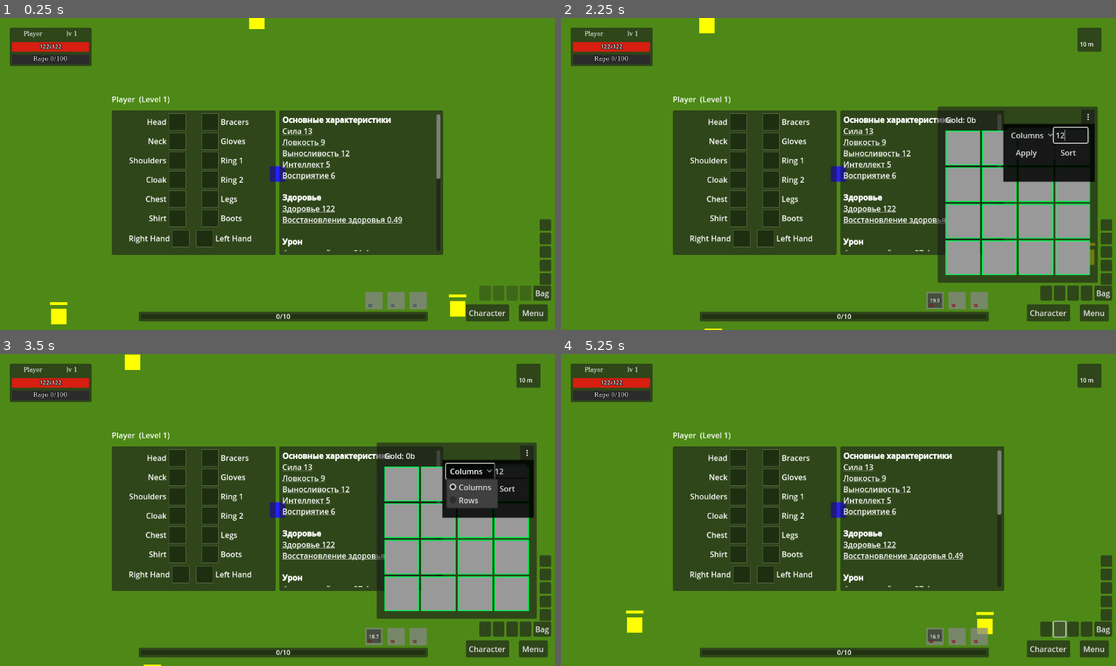
Above: before the commit, frames 1-4 (two rows, left to right).
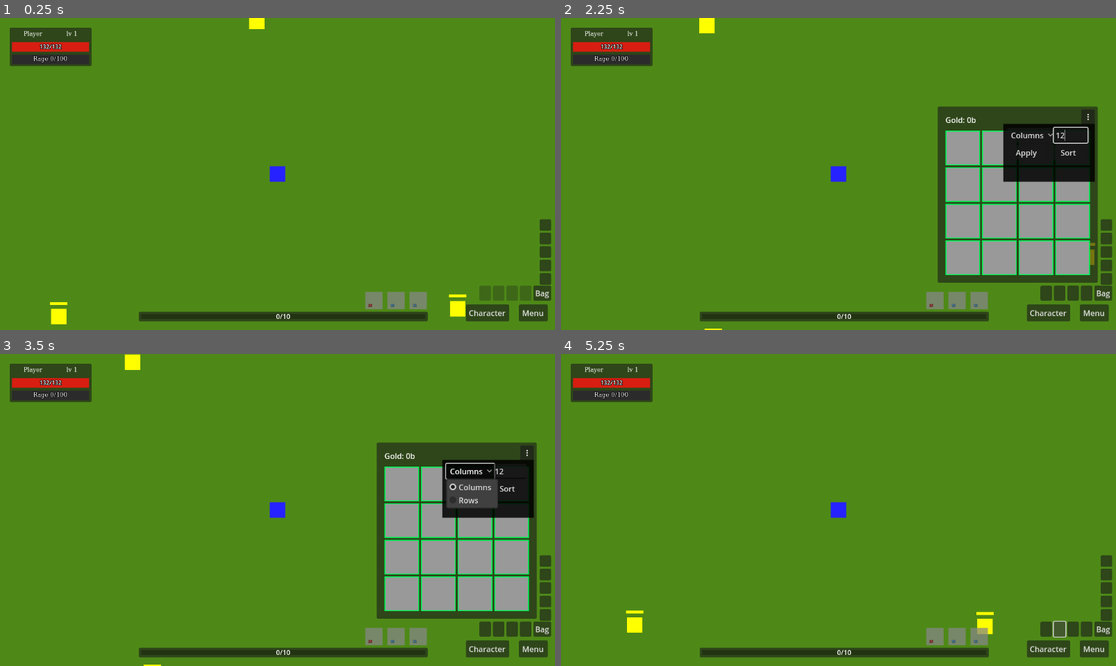
Above: after the commit, the same moments.

Repository: denisshkytko/mmo-mvp-godot
Game: Godot game, scene res://game/scenes/Main.tscn
The game is run twice, just before and just after one commit, with the same random seed, the same clock (stepped at 60 frames per second) and the same inputs. This scene is started directly instead of the project's main scene. The engine's default icon, where the game draws it, is replaced by a stand-in: a white triangle on a blue panel in a dark square.
Inputs (mouse positions are in pixels of both pictures, inside the frame that each line leads up to):
- Up to frame 1 (0.25 s): no input
- Up to frame 2 (2.25 s): click (1043, 292) at 0.5 s; click "⋮" at 1.25 s; click (1071, 136) at 2.02 s; type "12" at 2.1 s
- Up to frame 3 (3.5 s): click "Columns" at 2.75 s
- Up to frame 4 (5.25 s): click "Apply" at 3.5 s; click "Sort" at 4.25 s; click (1060, 628) at 5 s

The runs differ from the first frame. In frame 1, 27% of the frame differs, in the area x 7-80%, y 8-93%; in frame 2, 24%; in frame 3, 24%; in frame 4, 28%, in the area x 7-98%, y 3-93%.

Commit message:
Hide character panel and rebalance classes

Diff:
--- a/core/stats/progression.gd
+++ b/core/stats/progression.gd
@@ -27,8 +27,8 @@
 
 const CLASS_TABLE: Dictionary = {
 	"paladin": {
-		"base_primary": {"str": 12.0, "agi": 8.0, "end": 11.0, "int": 8.0, "per": 7.0},
-		"per_level": {"str": 1.5, "agi": 0.7, "end": 1.4, "int": 0.6, "per": 0.8},
+		"base_primary": {"str": 12.0, "agi": 8.0, "end": 12.0, "int": 12.0, "per": 7.0},
+		"per_level": {"str": 1.2, "agi": 0.8, "end": 1.2, "int": 1.2, "per": 0.8},
 		"resource_type": "mana",
 	},
 	"shaman": {
@@ -47,13 +47,13 @@
 		"resource_type": "mana",
 	},
 	"hunter": {
-		"base_primary": {"str": 8.0, "agi": 13.0, "end": 8.0, "int": 7.0, "per": 10.0},
-		"per_level": {"str": 0.8, "agi": 1.4, "end": 0.9, "int": 0.6, "per": 1.2},
+		"base_primary": {"str": 9.0, "agi": 14.0, "end": 9.0, "int": 10.0, "per": 10.0},
+		"per_level": {"str": 0.8, "agi": 1.4, "end": 0.9, "int": 1.0, "per": 1.2},
 		"resource_type": "mana",
 	},
 	"warrior": {
-		"base_primary": {"str": 13.0, "agi": 9.0, "end": 12.0, "int": 5.0, "per": 6.0},
-		"per_level": {"str": 1.6, "agi": 0.8, "end": 1.3, "int": 0.2, "per": 0.6},
+		"base_primary": {"str": 14.0, "agi": 10.0, "end": 13.0, "int": 4.0, "per": 6.0},
+		"per_level": {"str": 1.4, "agi": 1.0, "end": 1.3, "int": 0.3, "per": 0.6},
 		"resource_type": "rage",
 	},
 	"beast": {
@@ -98,15 +98,11 @@
 				print("Progression hostile mult lvl=%d -> %.3f" % [level, mult])
 			return mult
 		"beast_small":
+			return 0.25
+		"beast_medium":
 			return 0.75
-		"beast_medium":
-			return 1.05
 		"beast_large":
-			if level <= 10:
-				return 1.0
-			var t2: float = float(level - 10) / float(MAX_LEVEL - 10)
-			var ease2: float = t2 * t2 * (3.0 - 2.0 * t2)
-			return 1.0 + (2.0 - 1.0) * ease2
+			return 1.25
 		_:
 			return 1.0
 
--- a/ui/game/hud/character_hud.gd
+++ b/ui/game/hud/character_hud.gd
@@ -63,6 +63,7 @@
 	if get_viewport() != null:
 		get_viewport().size_changed.connect(_on_viewport_resized)
 
+	panel.visible = false
 	stats_text.bbcode_enabled = true
 	stats_text.fit_content = true
 	stats_text.meta_clicked.connect(_on_meta_clicked)
